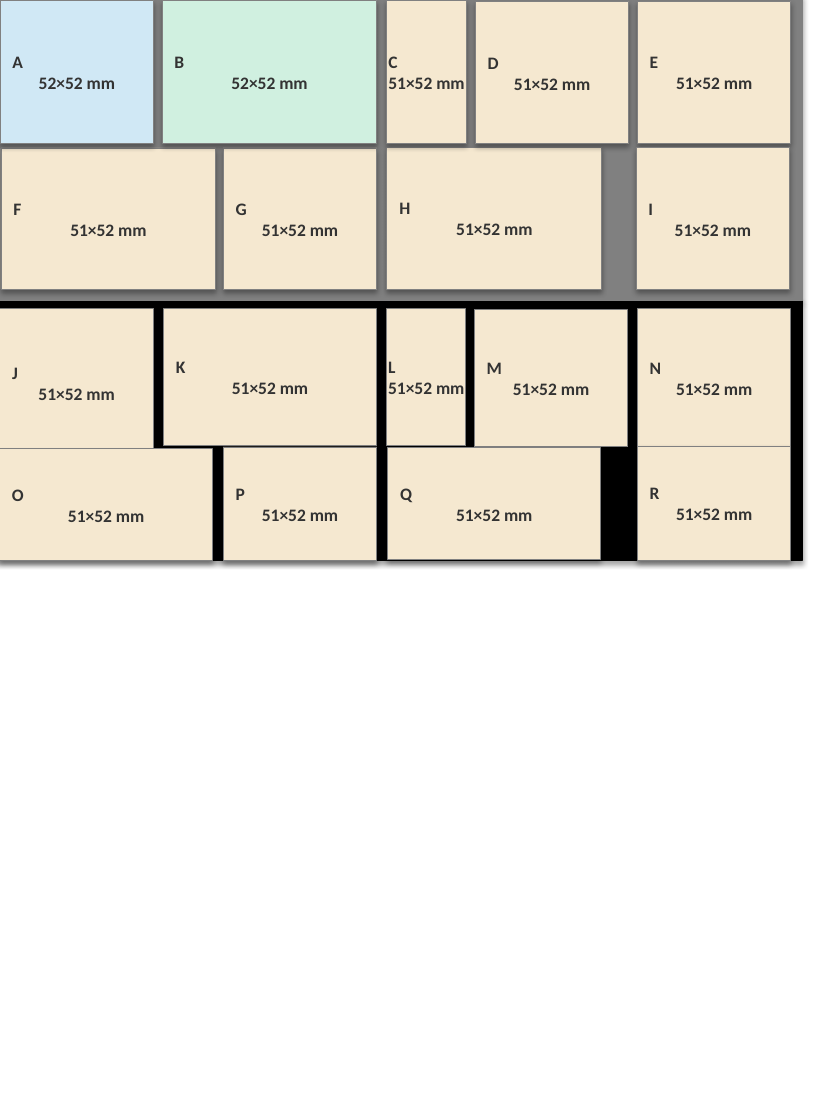
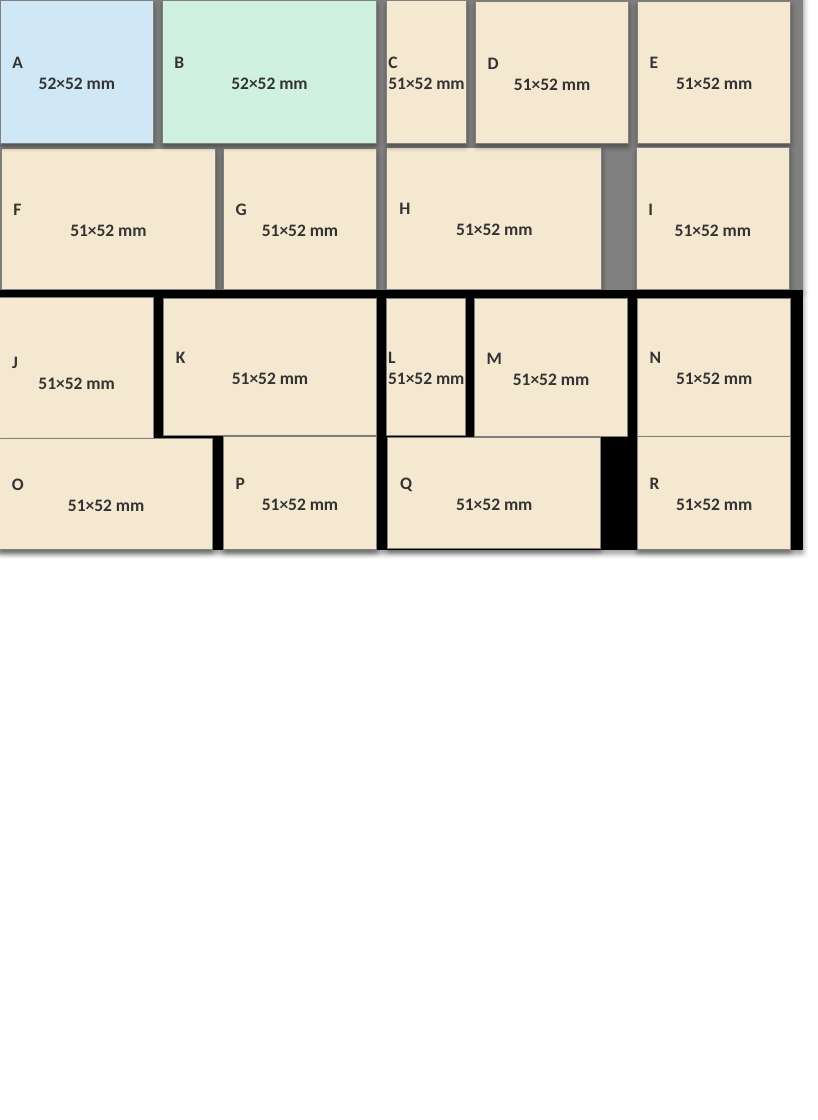
Before and after one commit to lauradriscoll/cosyne2026_adaptive_behavior, a slide deck: slide 1 of figures/fig2/fig2.pptx. Drawn at 818x1120 pixels with LibreOffice and Linux fonts; fonts in the diff are those of the drawing. Boxes give left, top, right and bottom in pixels: in the first picture for what was removed or moved away, otherwise in the second. Text is boxed around its words. In the diff, an @@ line names an element or a change of style, - is before the commit and + after.

```diff
--- a/figures/fig2/fig2.pptx
+++ b/figures/fig2/fig2.pptx
@@ rectangle: place and size @@
-rectangle at [0, 0, 802, 301]
+rectangle at [0, 0, 802, 289]
@@ 10 rectangles: place and size @@
-10 rectangles at [0, 301, 802, 560]
+10 rectangles at [0, 289, 802, 550]
```
Also in this commit, not shown: 6 other files.
